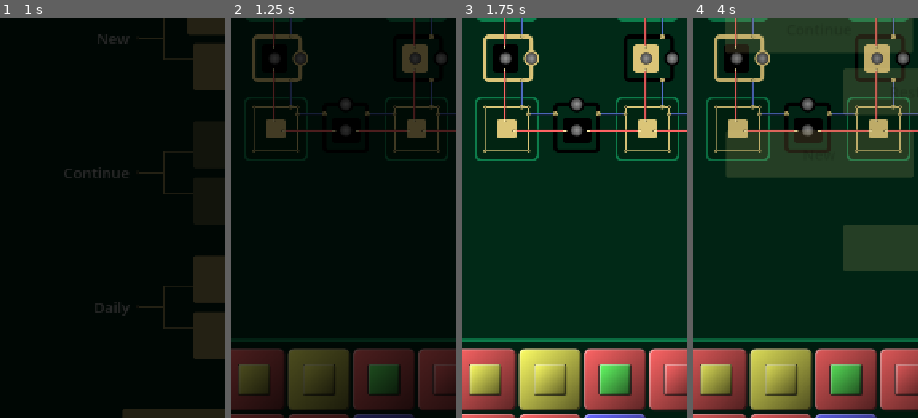
Above: before the commit, frames 1-4 (left to right).
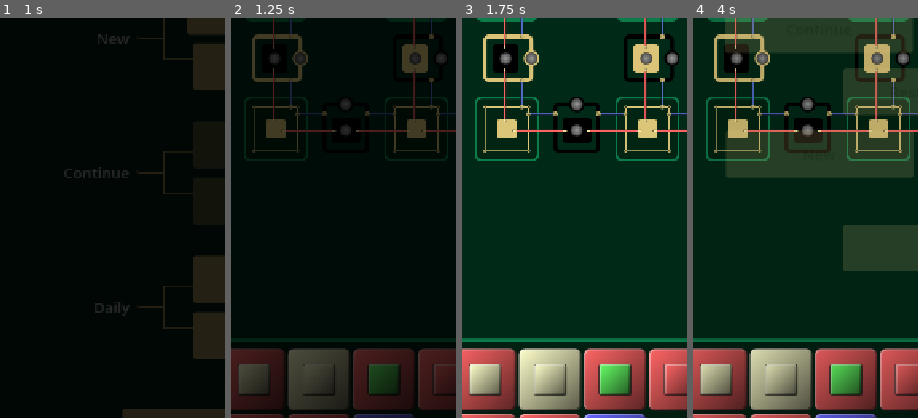
Above: after the commit, the same moments.

Repository: andre-rosatto/circuit_connect
Game: Godot game, scene res://main.tscn
Two runs of this game, one before a commit and one after it. Both use one fixed random seed, a clock stepped at 60 frames per second and the inputs below.
Inputs (mouse positions are % of the whole screen's width and height, from its top left):
- Up to frame 1 (1 s): click "3x3" at 0.5 s
- Up to frame 2 (1.25 s): no input
- Up to frame 3 (1.75 s): move the mouse to (19, 14) at 1.27 s; press the mouse at (19, 14) at 1.28 s
- Up to frame 4 (4 s): tap Enter at 2 s; move the mouse to (50, 14) at 2.02 s; release the mouse at (50, 14) at 2.03 s; click (50, 14) at 2.1 s; click (94, 5) at 2.75 s; click "Restart Level" at 3.5 s
The pictures show only the part of the screen within x 9-59%, y 35-85%; the shares and areas given below are measured in that part.

Frame 1 is identical in both runs. In frame 2, 0.9% of the frame differs, in the area x 4-42%, y 83-92%; in frame 3, 5.0%, in the area x 3-53%, y 82-98%; in frame 4, 4.9%.

Commit message:
fourth colour adjustment

Diff:
--- a/globals/consts.gd
+++ b/globals/consts.gd
@@ -4,9 +4,7 @@
 	Color(1.0, 0.4, 0.4),
 	Color(0.4, 1.0, 0.4),
 	Color(0.4, 0.4, 1.0),
-	Color(1.0, 1.0, 0.4),
-	#Color(1.0, 0.25, 1.0),
-	#Color(0.25, 1.0, 1.0)
+	Color(1.0, 1.0, 0.8),
 ]
 
 const BOARD_SLOT_GAP: int = 225
